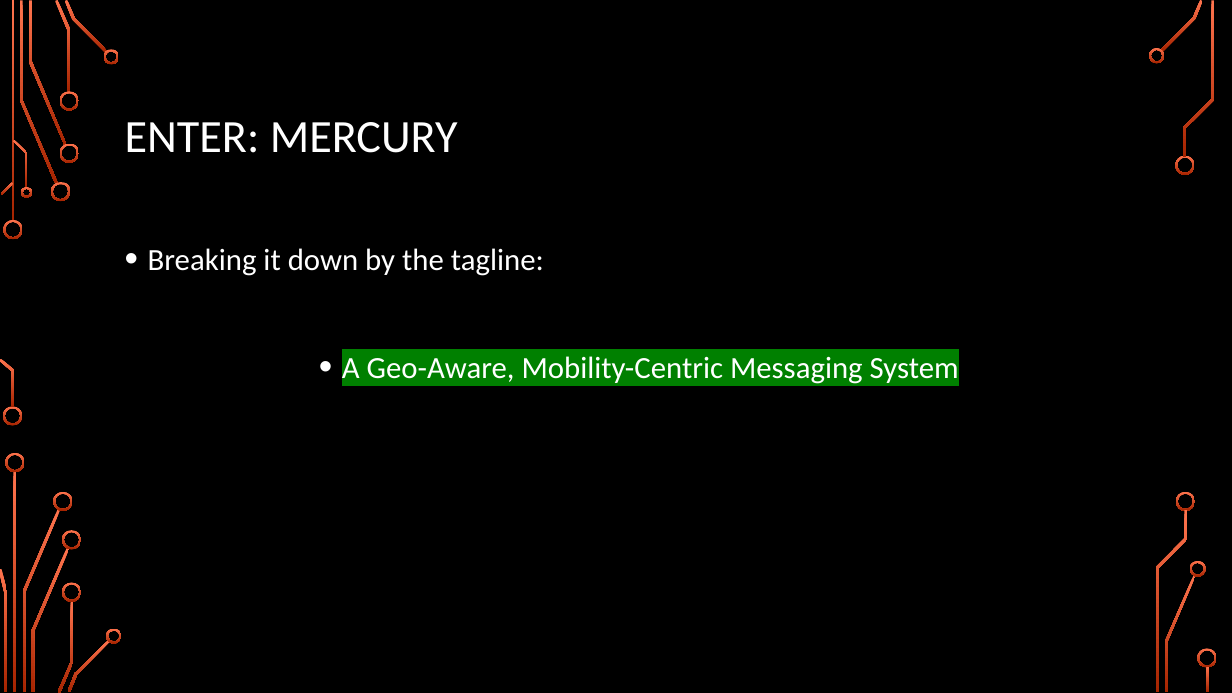
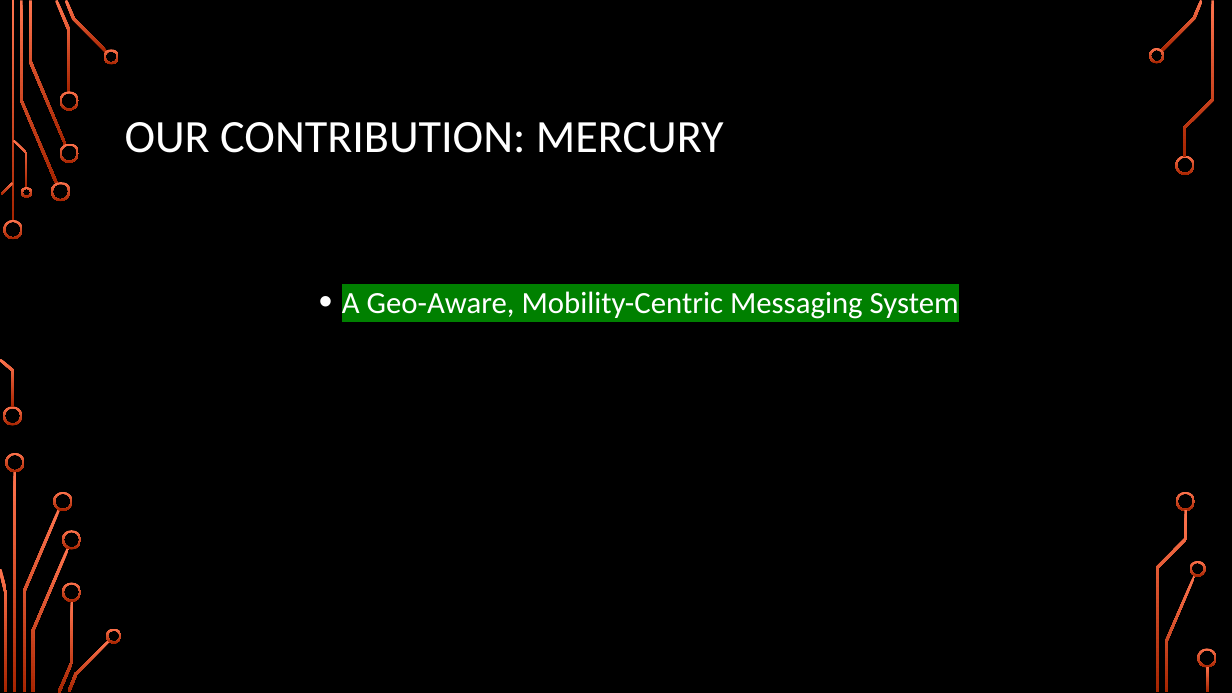
Before and after one commit to TejaKommineni/Mercury, a slide deck: slide 6 of presentation/Mercury-Part1.pptx (slide 7 before the commit). Drawn at 1232x693 pixels with LibreOffice and Linux fonts; fonts in the diff are those of the drawing; background and template pictures are left out. Boxes give left, top, right and bottom in pixels: in the first picture for what was removed or moved away, otherwise in the second. Text is boxed around its words. In the diff, an @@ line names an element or a change of style, - is before the commit and + after.

```diff
--- a/presentation/Mercury-Part1.pptx
+++ b/presentation/Mercury-Part1.pptx
@@ title at <box>125,122,724,153</box>: text changed @@
-ENTER: MERCURY
+OUR CONTRIBUTION: MERCURY
@@ text at <box>148,248,544,276</box>: paragraph removed @@
-• Breaking it down by the tagline:
```
Also in this commit, not shown: 10 other slides changed, 6 slides added, 4 slides removed.
